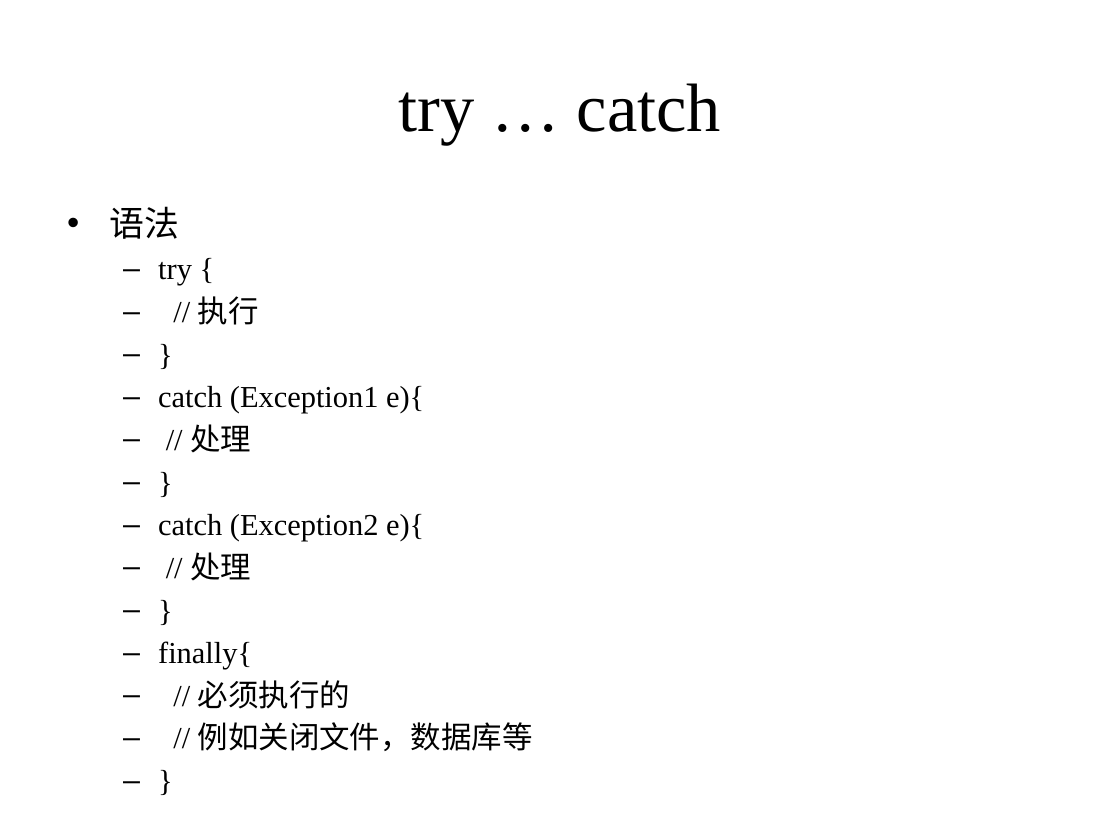
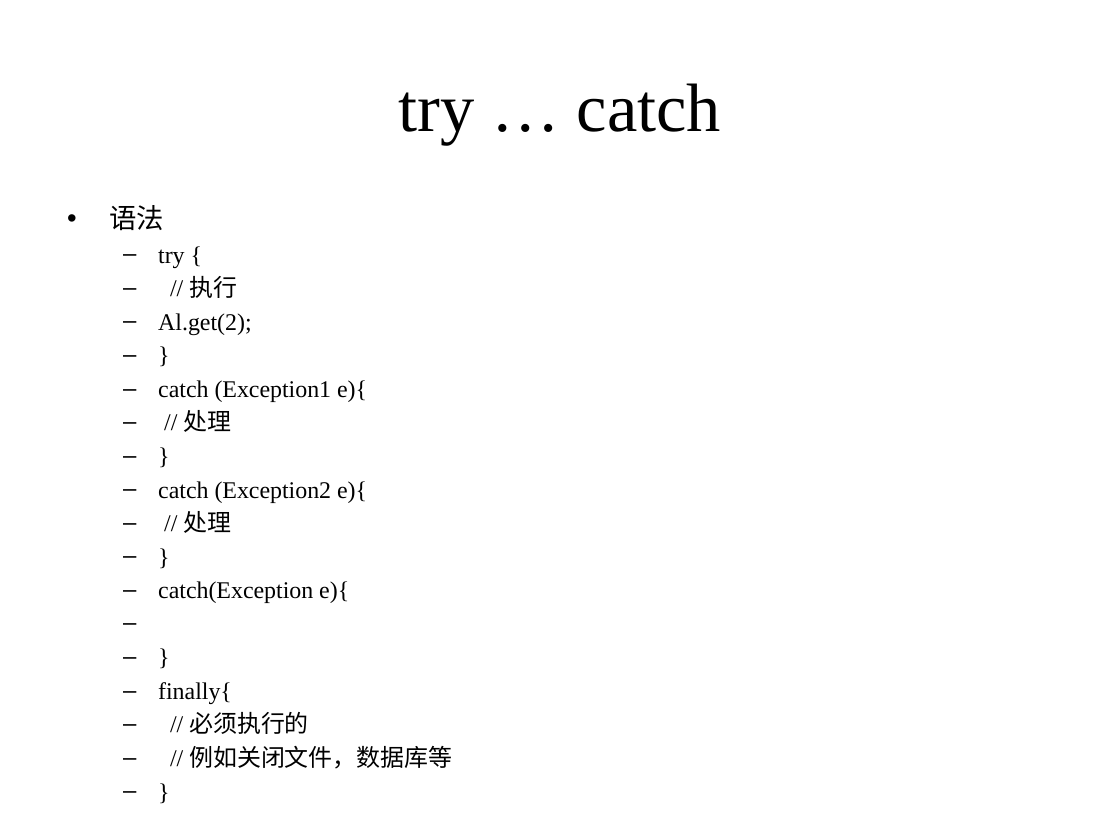
Before and after one commit to zhutao2015/JavaCourse, a slide deck: slide 2 of lesson9/exception.pptx. Drawn at 1120x840 pixels with LibreOffice and Linux fonts; fonts in the diff are those of the drawing. Boxes give left, top, right and bottom in pixels: in the first picture for what was removed or moved away, otherwise in the second. Text is boxed around its words. In the diff, an @@ line names an element or a change of style, - is before the commit and + after.

```diff
--- a/lesson9/exception.pptx
+++ b/lesson9/exception.pptx
@@ text at [109,205,452,769]: size 22.4 to 17.6 pt in "语法"; size 19.6 to 15.4 pt in "try {", "// 执行", "}", "catch (Exception1 e){" and 9 more places @@
@@ text at [158,313,251,336]: paragraph added @@
+  – Al.get(2);
@@ text at [158,581,349,603]: paragraphs added @@
+  – catch(Exception e){
+  – }
```
Also in this commit, not shown: 13 other files.
